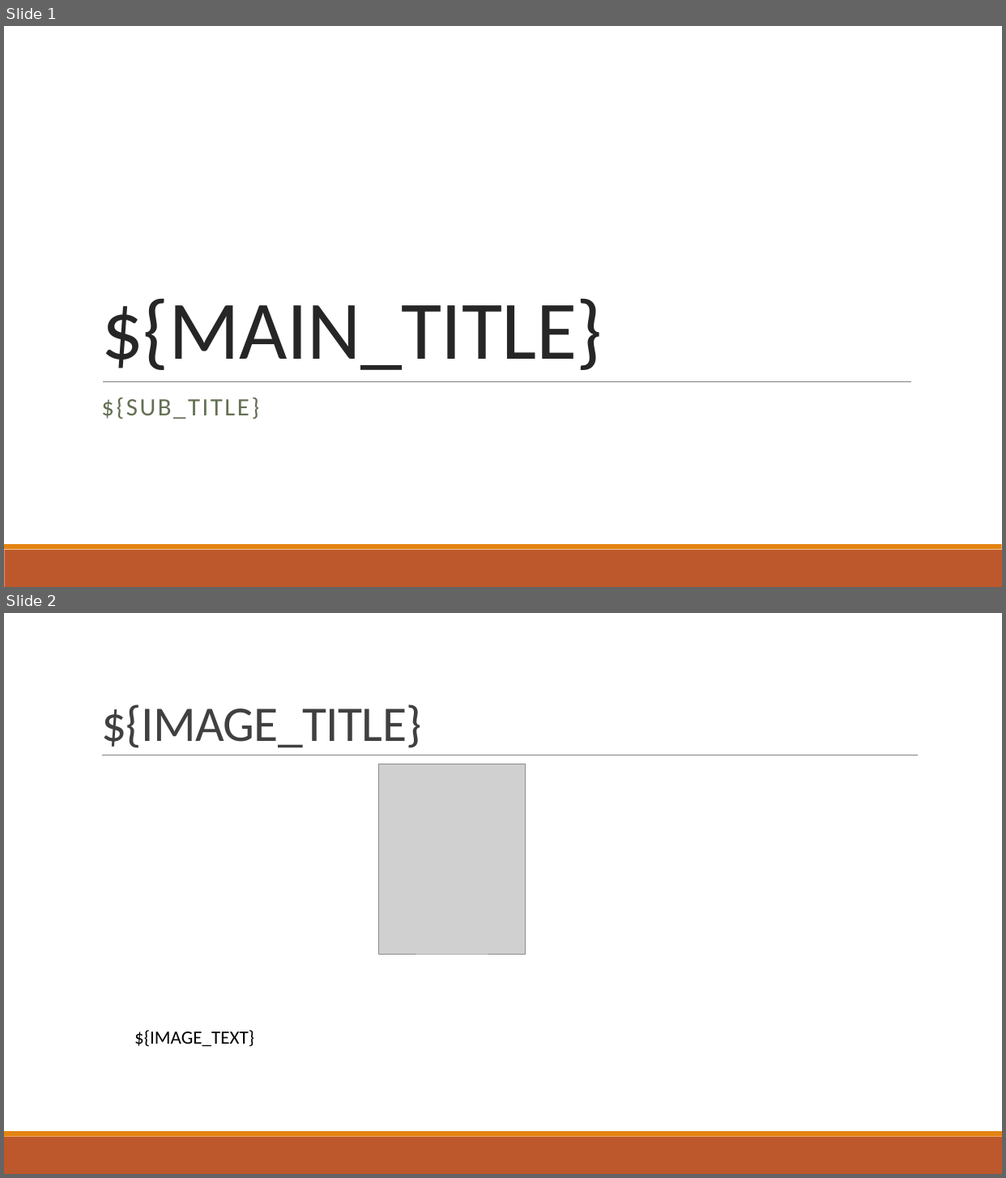
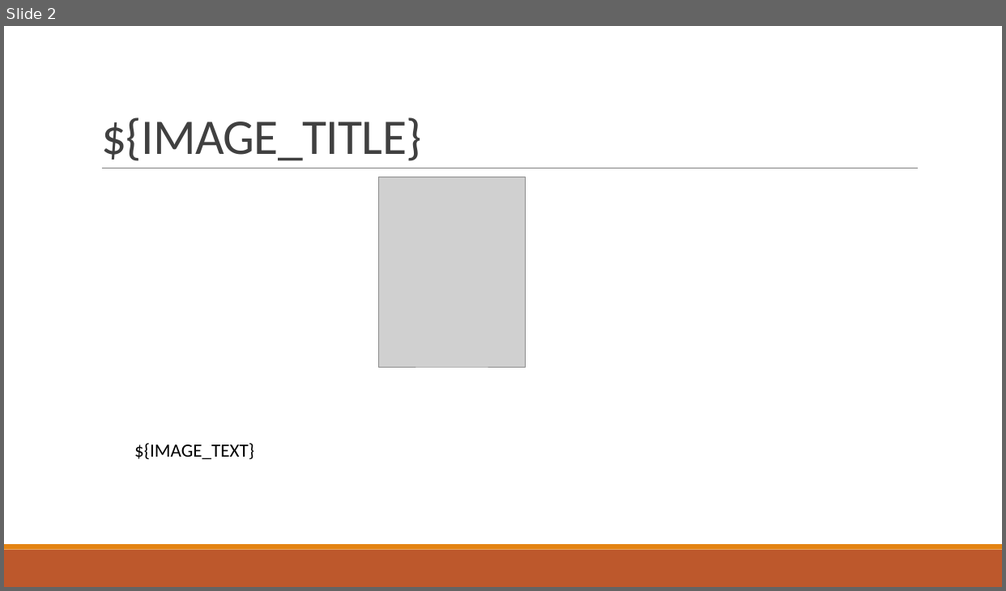
Before and after one commit to donhenton/google-cal-api, a slide deck: src/main/resources/docx_templates/substitution_sample.pptx. Shown one above the other, each under a label of ours: slides 1 and 2 before the commit, slide 2 after it. The pictures are 1006x1178 and 1006x591 pixels, drawn with LibreOffice and Linux fonts; fonts in the diff are those of the drawing; grey boxes stand for pictures. Boxes give left, top, right and bottom in pixels: in the first picture for what was removed or moved away, otherwise in the second. Text is boxed around its words. In the diff, an @@ line names an element or a change of style, - is before the commit and + after.

```diff
--- a/src/main/resources/docx_templates/substitution_sample.pptx
+++ b/src/main/resources/docx_templates/substitution_sample.pptx
@@ slide 1 removed at [4, 26, 1002, 587], background #FFFFFF; not listed: 2 template elements that a slide beside it also shows @@
@@ title removed at [101, 298, 603, 370] @@
-${MAIN_TITLE}
@@ line removed from (103, 382) to (911, 382) @@
@@ subtitle removed at [101, 397, 259, 419] @@
-${SUB_TITLE}
```
Also in this commit, not shown: 1 slide added, 5 other files.
